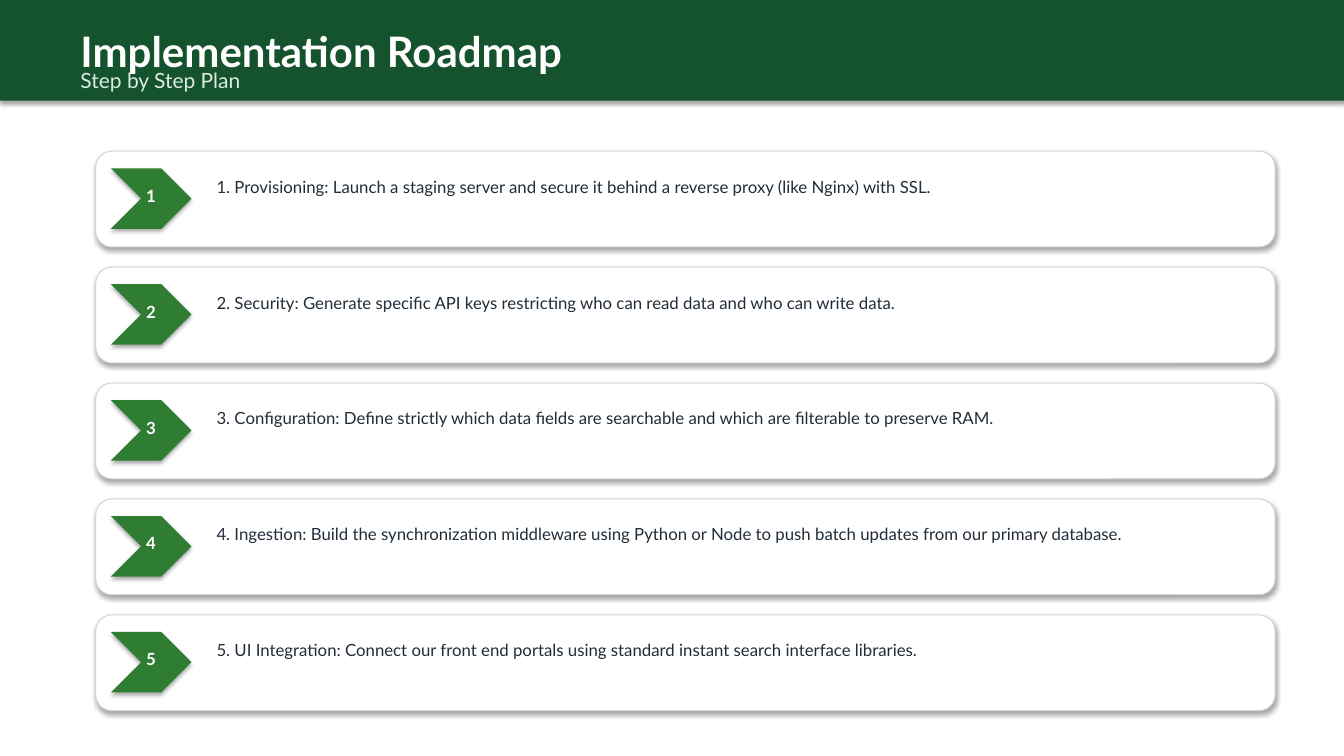
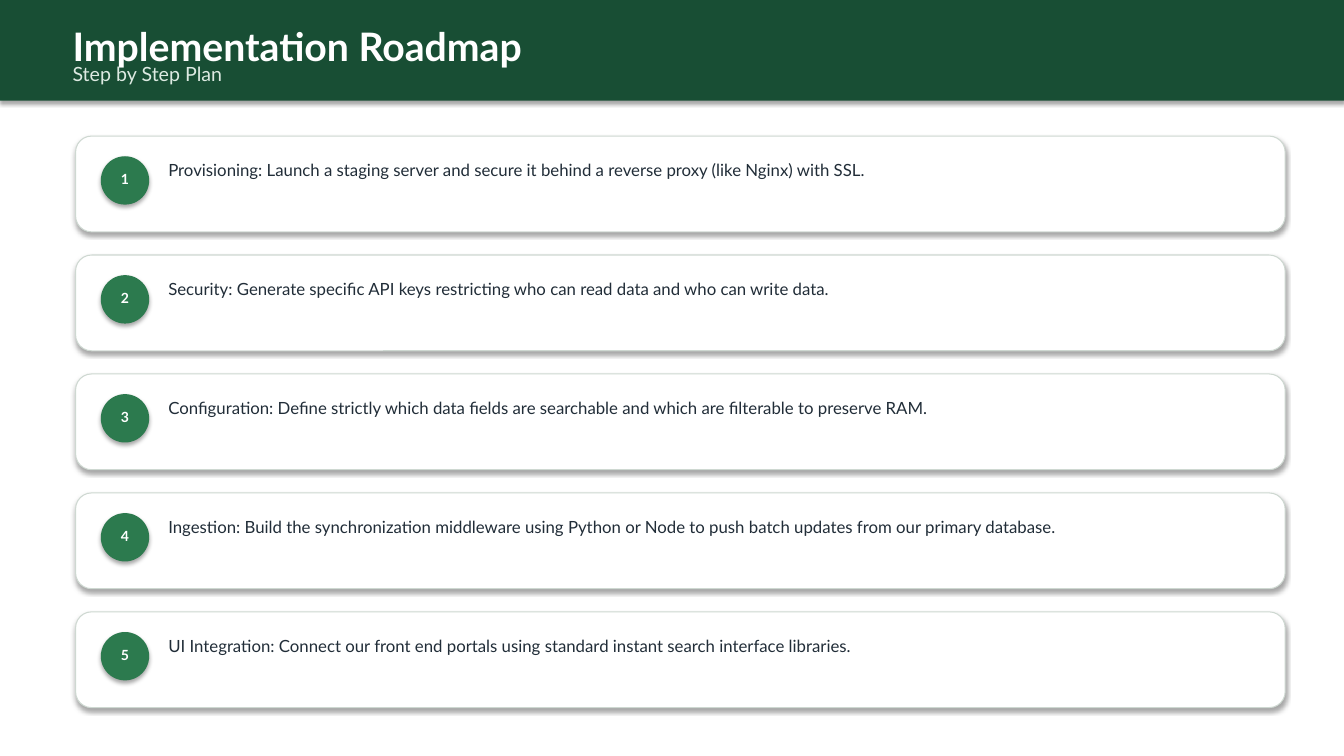
Before and after one commit to DARREN-2000/temporary, a slide deck: slide 7 of Olam_Agri_Meilisearch_Executive_Pitch.pptx. Drawn at 1344x756 pixels with LibreOffice and Linux fonts; fonts in the diff are those of the drawing. Boxes give left, top, right and bottom in pixels: in the first picture for what was removed or moved away, otherwise in the second. Text is boxed around its words. In the diff, an @@ line names an element or a change of style, - is before the commit and + after.

```diff
--- a/Olam_Agri_Meilisearch_Executive_Pitch.pptx
+++ b/Olam_Agri_Meilisearch_Executive_Pitch.pptx
@@ rectangle at (0, 0, 1344, 101): fill #14532D to #184E34 @@
@@ text "Implementation Roadmap" at (73, 32, 522, 69): size 30 to 28 pt; line spacing 1 to 1.12 @@
@@ text "Step by Step Plan" at (73, 65, 222, 85): size 15 to 14 pt, text colour #DCEBE0 to #DDEAE2; line spacing 1 to 1.12 @@
@@ outline #D0D9D2 0.75 pt to #CED8D1 0.75 pt in 5 elements at (76, 612, 1286, 708), (76, 493, 1286, 589), (76, 374, 1286, 470), (76, 255, 1286, 351), (76, 136, 1286, 232) @@
@@ rounded rectangle: place and size @@
-rounded rectangle at (96, 151, 1275, 247)
+rounded rectangle at (76, 136, 1286, 232)
@@ size 12 to 10 pt; line spacing 1 to 1.12 in 5 elements at (121, 650, 129, 660), (121, 531, 129, 541), (121, 412, 129, 422), (121, 293, 129, 303), (121, 174, 129, 184) @@
@@ text "1": place and size @@
-text "1" at (146, 190, 156, 202)
+text "1" at (121, 174, 129, 184)
@@ chevron to ellipse; fill #2E7D32 to #2C7A4E in 5 elements at (101, 632, 149, 681), (101, 513, 149, 562), (101, 394, 149, 443), (101, 275, 149, 324), (101, 156, 149, 205) @@
@@ ellipse: place and size @@
-ellipse at (111, 168, 192, 229)
+ellipse at (101, 156, 149, 205)
@@ text at (168, 163, 865, 179): text changed @@
-1. Provisioning: Launch a staging server and secure it behind a reverse proxy (like Nginx) with SSL.
+Provisioning: Launch a staging server and secure it behind a reverse proxy (like Nginx) with SSL.
@@ rounded rectangle: place and size @@
-rounded rectangle at (96, 267, 1275, 363)
+rounded rectangle at (76, 255, 1286, 351)
@@ text "2": place and size @@
-text "2" at (146, 306, 156, 318)
+text "2" at (121, 293, 129, 303)
@@ ellipse: place and size @@
-ellipse at (111, 284, 192, 345)
+ellipse at (101, 275, 149, 324)
@@ text at (168, 282, 829, 298): text changed @@
-2. Security: Generate specific API keys restricting who can read data and who can write data.
+Security: Generate specific API keys restricting who can read data and who can write data.
@@ rounded rectangle: place and size @@
-rounded rectangle at (96, 383, 1275, 479)
+rounded rectangle at (76, 374, 1286, 470)
@@ text "3": place and size @@
-text "3" at (146, 422, 156, 434)
+text "3" at (121, 412, 129, 422)
@@ ellipse: place and size @@
-ellipse at (111, 400, 192, 461)
+ellipse at (101, 394, 149, 443)
@@ text at (168, 401, 927, 417): text changed @@
-3. Configuration: Define strictly which data fields are searchable and which are filterable to preserve RAM.
+Configuration: Define strictly which data fields are searchable and which are filterable to preserve RAM.
@@ rounded rectangle: place and size @@
-rounded rectangle at (96, 499, 1275, 595)
+rounded rectangle at (76, 493, 1286, 589)
@@ text "4": place and size @@
-text "4" at (146, 537, 156, 549)
+text "4" at (121, 531, 129, 541)
@@ ellipse: place and size @@
-ellipse at (111, 516, 192, 577)
+ellipse at (101, 513, 149, 562)
@@ text at (168, 520, 1055, 536): text changed @@
-4. Ingestion: Build the synchronization middleware using Python or Node to push batch updates from our primary database.
+Ingestion: Build the synchronization middleware using Python or Node to push batch updates from our primary database.
@@ rounded rectangle: place and size @@
-rounded rectangle at (96, 615, 1275, 711)
+rounded rectangle at (76, 612, 1286, 708)
@@ text "5": place and size @@
-text "5" at (146, 653, 156, 665)
+text "5" at (121, 650, 129, 660)
@@ ellipse: place and size @@
-ellipse at (111, 632, 192, 693)
+ellipse at (101, 632, 149, 681)
@@ text at (168, 639, 851, 655): text changed @@
-5. UI Integration: Connect our front end portals using standard instant search interface libraries.
+UI Integration: Connect our front end portals using standard instant search interface libraries.
```
Also in this commit, not shown: 7 other slides changed.
